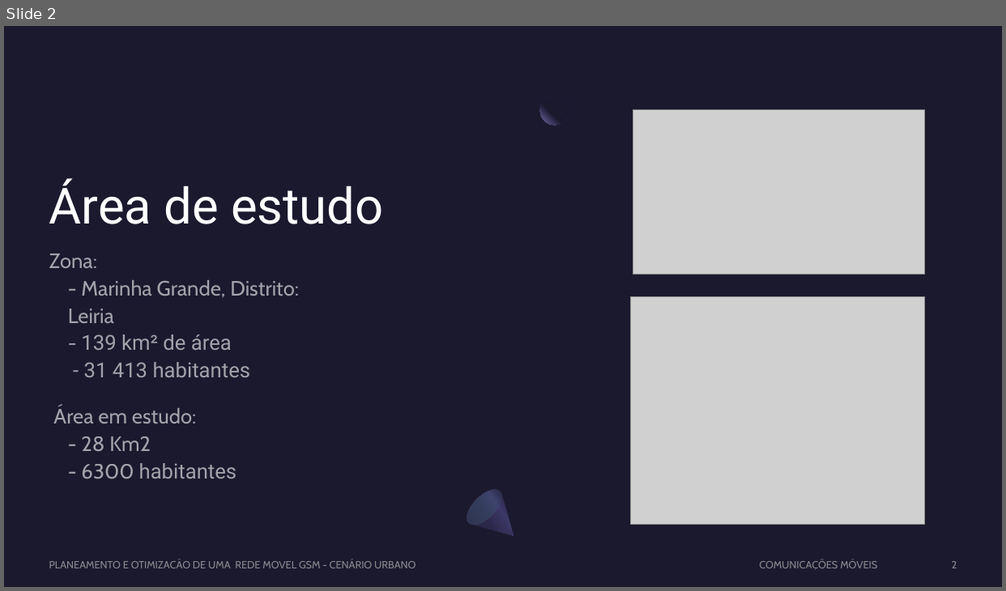
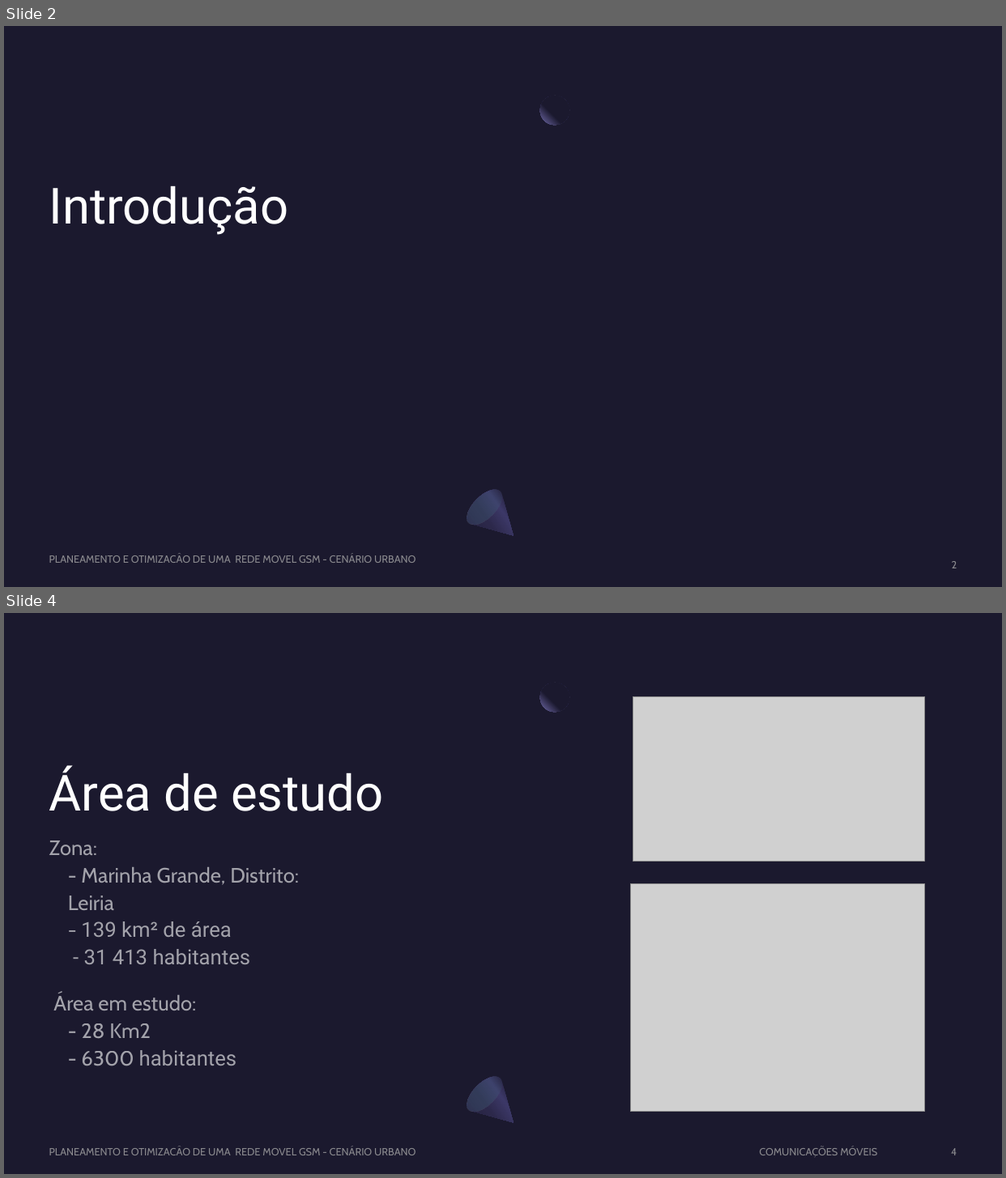
Before and after one commit to Rafaeljff/CM, a slide deck: Apresentacao_GSM_Urbano.pptx. Shown one above the other, each under a label of ours: slide 2 before the commit, slides 2 and 4 after it; the slides between them are not shown. The pictures are 1006x591 and 1006x1178 pixels, drawn with LibreOffice and Linux fonts; fonts in the diff are those of the drawing; grey boxes stand for pictures. Boxes give left, top, right and bottom in pixels: in the first picture for what was removed or moved away, otherwise in the second. Text is boxed around its words. In the diff, an @@ line names an element or a change of style, - is before the commit and + after.

```diff
--- a/Apresentacao_GSM_Urbano.pptx
+++ b/Apresentacao_GSM_Urbano.pptx
@@ slide 2 added at <box>4,26,1002,587</box>, background #1B192E; not listed: 3 template elements that a slide beside it also shows @@
@@ title added at <box>49,186,289,235</box>, 48 pt, text #FFFFFF @@
+Introdução
@@ text added at <box>49,556,415,563</box>, 10 pt, text #A6A6A6 at 80% opacity @@
+PLANEAMENTO E OTIMIZACÂO DE UMA REDE MOVEL GSM - CENÁRIO URBANO
@@ page number added at <box>952,561,957,569</box>, 10 pt, text #A6A6A6 at 80% opacity @@
+2
@@ what was slide 2 is now slide 4 @@
@@ page number at <box>951,1148,957,1156</box>: text changed @@
-2
+4
```
Also in this commit, not shown: 4 slides changed, 2 other slides added, 2 other files.
